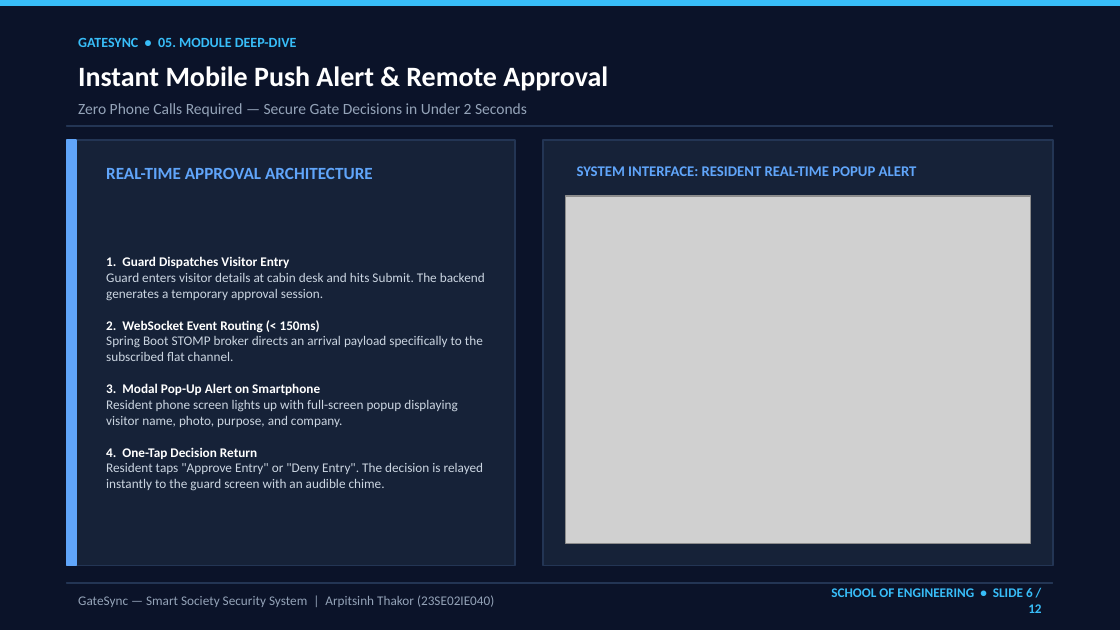
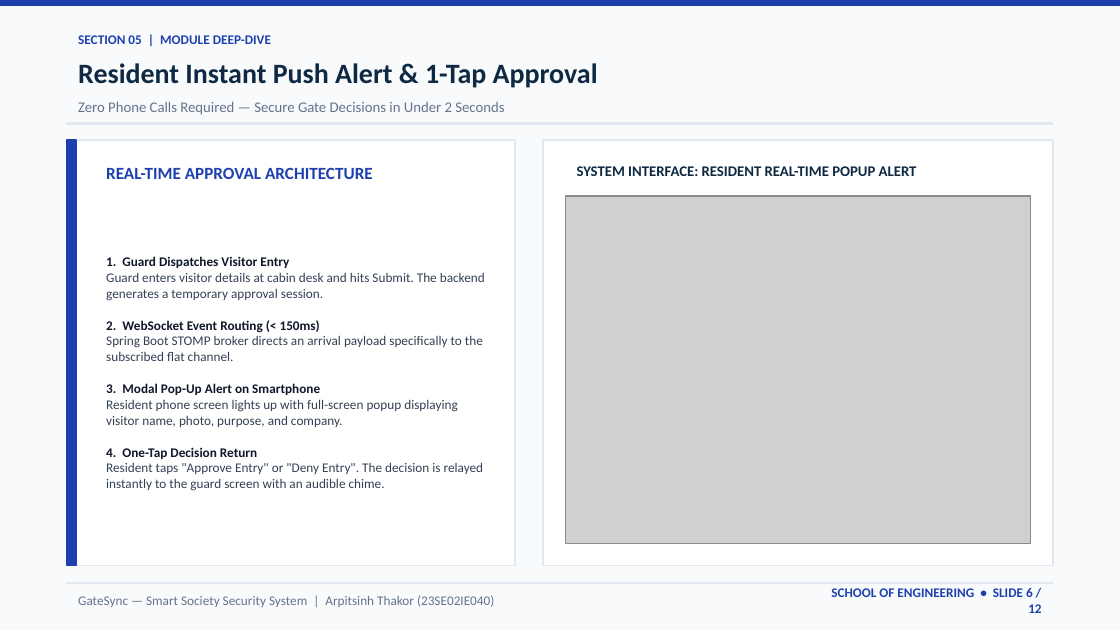
Before and after one commit to arpitthakor28/sms1, a slide deck: slide 6 of GateSync_Project_Presentation.pptx. Drawn at 1120x630 pixels with LibreOffice and Linux fonts; fonts in the diff are those of the drawing; grey boxes stand for pictures. Boxes give left, top, right and bottom in pixels: in the first picture for what was removed or moved away, otherwise in the second. Text is boxed around its words. In the diff, an @@ line names an element or a change of style, - is before the commit and + after.

Commit message:
Update presentation: human executive cold theme, School of Engineering, Full Stack Dev - Java

```diff
--- a/GateSync_Project_Presentation.pptx
+++ b/GateSync_Project_Presentation.pptx
@@ background #0B1329 to #F8FAFC @@
@@ rectangle at (0, 0, 1120, 6): fill #38BDF8 to #1E40AF; outline #38BDF8 1 pt to #1E40AF 1 pt @@
@@ text at (78, 35, 271, 44): text changed; size 9 to 8.5 pt; text colour #38BDF8 to #1E40AF @@
-GATESYNC • 05. MODULE DEEP-DIVE
+SECTION 05 | MODULE DEEP-DIVE
@@ text at (78, 63, 598, 88): text changed; text colour #FFFFFF to #0F2942 @@
-Instant Mobile Push Alert & Remote Approval
+Resident Instant Push Alert & 1-Tap Approval
@@ text "Zero Phone Calls Required — ..." at (78, 102, 504, 115): size 10 to 9.5 pt, text colour #94A3B8 to #64748B @@
@@ rectangle at (67, 123, 1053, 124): fill #233554 to #E2E8F0; outline #233554 1 pt to #E2E8F0 1 pt @@
@@ rectangle at (67, 140, 515, 566): fill #162238 to #FFFFFF; outline #233554 1 pt to #E2E8F0 1 pt @@
@@ rectangle at (67, 140, 76, 566): fill #60A5FA to #1E40AF; outline #60A5FA 1 pt to #1E40AF 1 pt @@
@@ rectangle at (543, 140, 1053, 566): fill #162238 to #FFFFFF; outline #233554 1 pt to #E2E8F0 1 pt @@
@@ text "REAL-TIME APPROVAL ARCHITECTURE" at (106, 167, 373, 179): text colour #60A5FA to #1E40AF @@
@@ text "SYSTEM INTERFACE: RESIDENT REAL-TIME POPUP ..." at (577, 166, 917, 176): text colour #60A5FA to #0F2942 @@
@@ text "1. Guard Dispatches Visitor Entry ..." at (106, 256, 485, 491): text colour #FFFFFF to #0F172A in "1. Guard Dispatches Visitor Entry 2. WebSocket ..."; text colour #CBD5E1 to #334155 in "Guard enters visitor details at cabin desk ..." @@
@@ text "GateSync — Smart Society Security ..." at (78, 595, 494, 607): text colour #94A3B8 to #64748B @@
@@ rectangle at (67, 582, 1053, 584): fill #233554 to #E2E8F0; outline #233554 1 pt to #E2E8F0 1 pt @@
@@ text "SCHOOL OF ENGINEERING • SLIDE ..." at (831, 588, 1041, 613): text colour #38BDF8 to #1E40AF @@
```
Also in this commit, not shown: 11 other slides changed, 7 other files.
